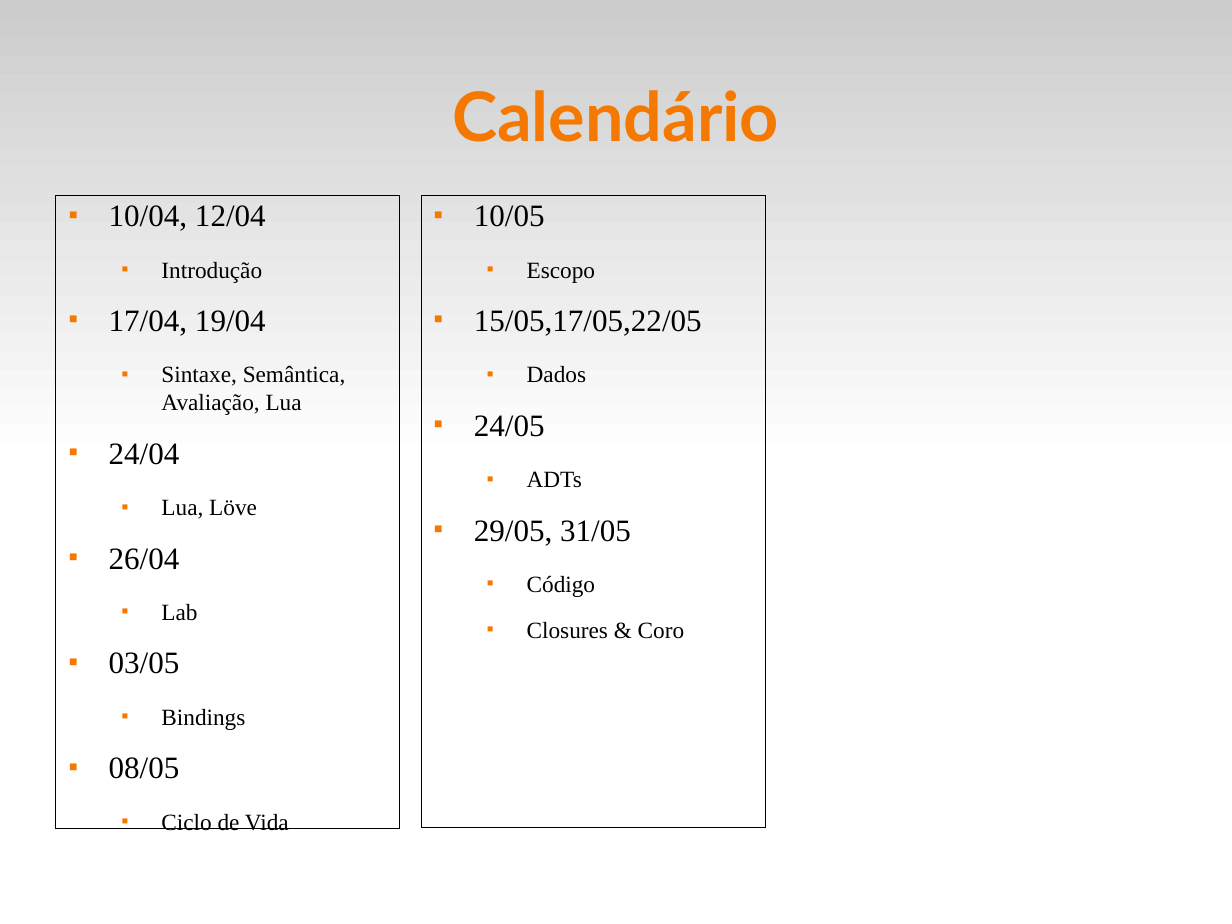
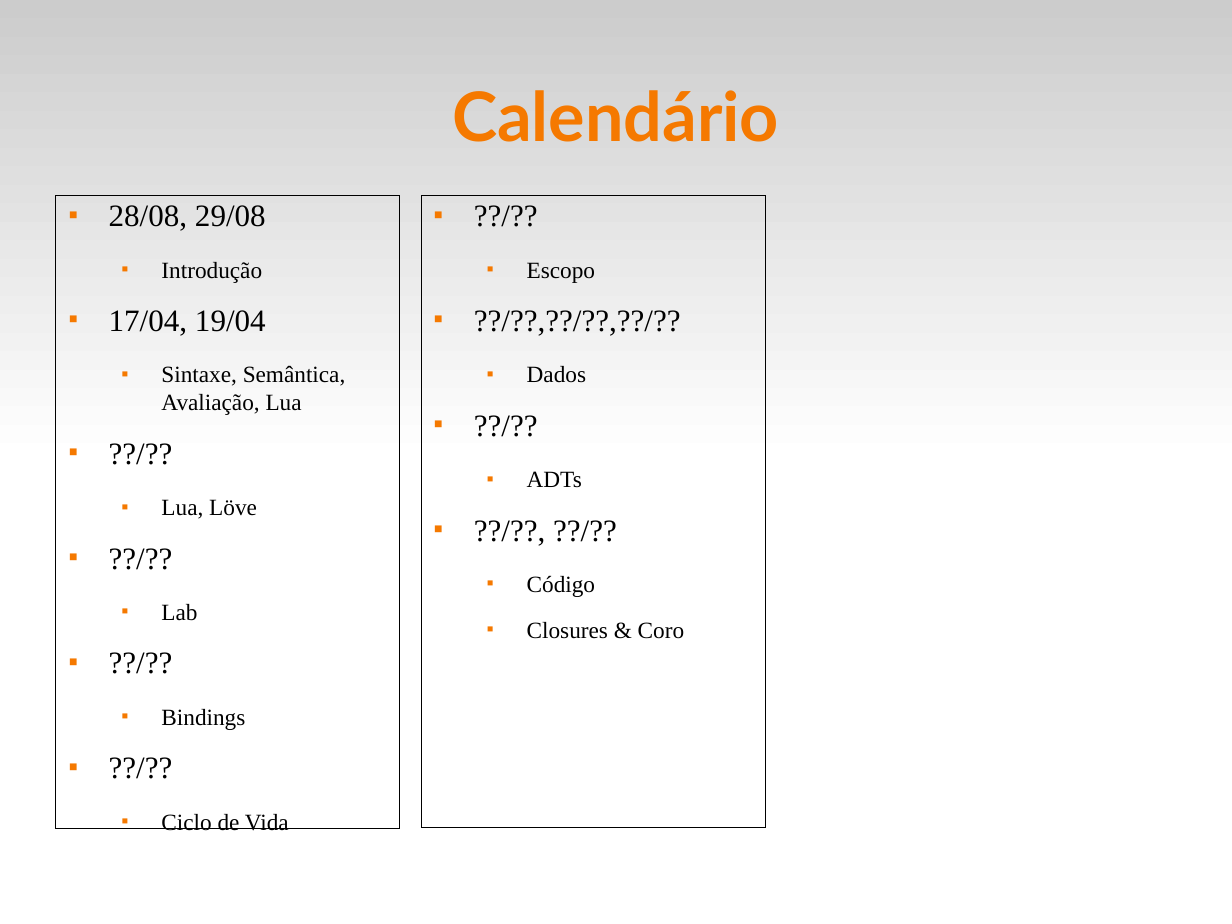
Before and after one commit to fsantanna-uerj/EDL, a slide deck: slide 7 of slides/edl-00.odp (slide 16 before the commit). Drawn at 1232x924 pixels with LibreOffice and Linux fonts; fonts in the diff are those of the drawing. Boxes give left, top, right and bottom in pixels: in the first picture for what was removed or moved away, otherwise in the second. Text is boxed around its words. In the diff, an @@ line names an element or a change of style, - is before the commit and + after.

```diff
--- a/slides/edl-00.odp
+++ b/slides/edl-00.odp
@@ text at [109, 205, 266, 231]: text changed @@
-■ 10/04, 12/04
+■ 28/08, 29/08
@@ text at [474, 205, 545, 227]: text changed @@
-■ 24/05
+■ ??/??
@@ text at [474, 310, 702, 336]: text changed @@
-■ 15/05,17/05,22/05
+■ ??/??,??/??,??/??
@@ text at [474, 415, 545, 437]: text changed @@
-■ 10/05
+■ ??/??
@@ text at [109, 443, 180, 465]: text changed @@
-■ 24/04
+■ ??/??
@@ text at [474, 520, 631, 546]: text changed @@
-■ 29/05, 31/05
+■ ??/??, ??/??
@@ text at [109, 548, 180, 570]: text changed @@
-■ 26/04
+■ ??/??
@@ text at [109, 652, 180, 674]: text changed @@
-■ 03/05
+■ ??/??
@@ text at [109, 757, 180, 779]: text changed @@
-■ 08/05
+■ ??/??
```
Also in this commit, not shown: 11 other slides changed, 3 slides removed, 9 other files.
